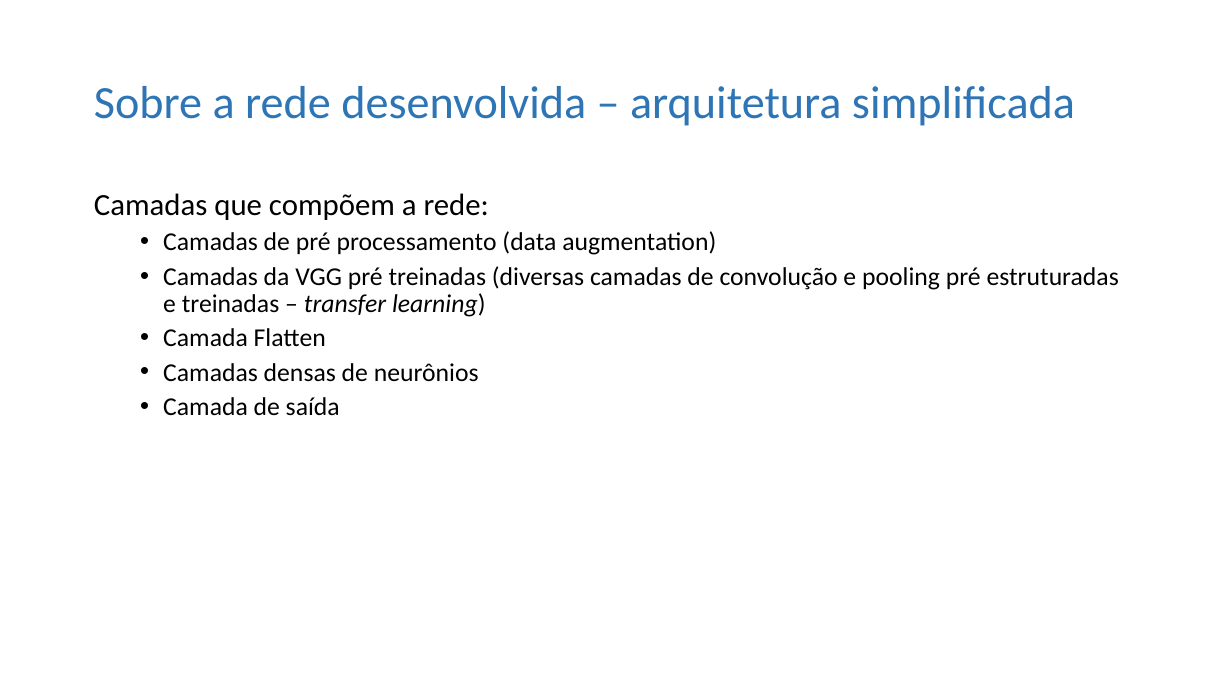
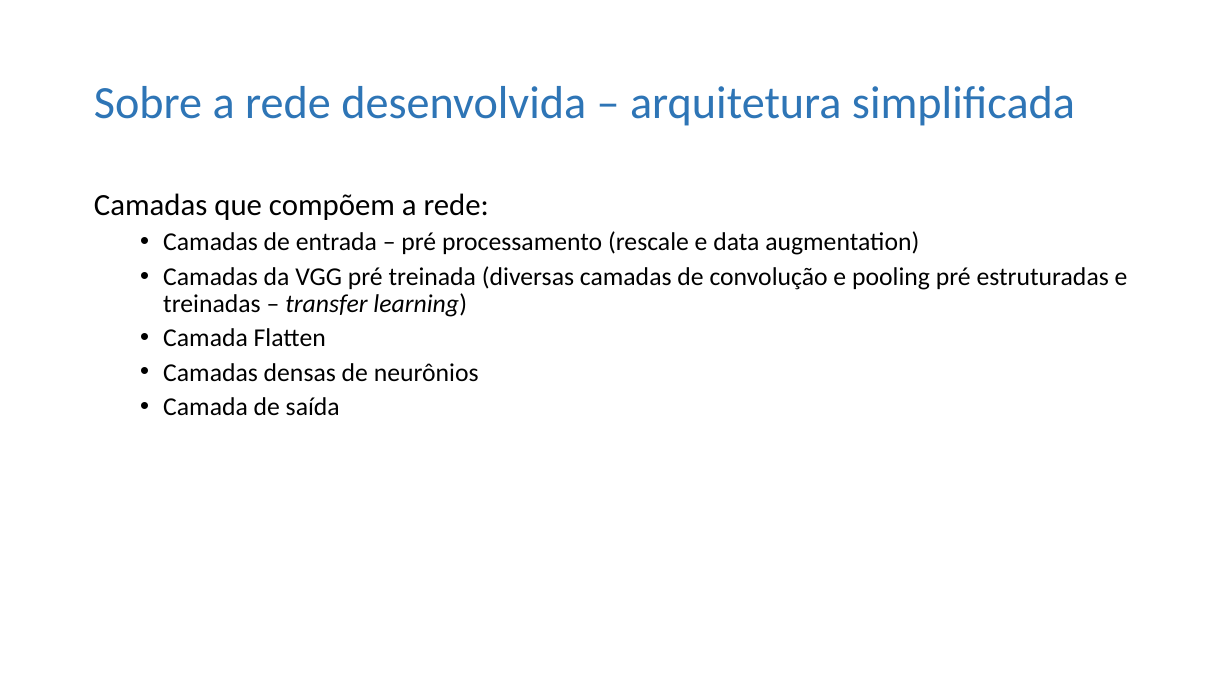
Before and after one commit to ViniPilan/avc-modeling, a slide deck: slide 12 of avc-images/apresentação II.pptx (slide 13 before the commit). Drawn at 1232x693 pixels with LibreOffice and Linux fonts; fonts in the diff are those of the drawing. Boxes give left, top, right and bottom in pixels: in the first picture for what was removed or moved away, otherwise in the second. Text is boxed around its words. In the diff, an @@ line names an element or a change of style, - is before the commit and + after.

```diff
--- a/avc-images/apresentação II.pptx
+++ b/avc-images/apresentação II.pptx
@@ text at (163,231,1128,317): text changed @@
-  • Camadas de pré processamento (data augmentation)
-  • Camadas da VGG pré treinadas (diversas camadas de convolução e pooling pré estruturadas e treinadas – transfer learning)
+  • Camadas de entrada – pré processamento (rescale e data augmentation)
+  • Camadas da VGG pré treinada (diversas camadas de convolução e pooling pré estruturadas e treinadas – transfer learning)
```
Also in this commit, not shown: 5 other slides changed, 2 slides removed, 1 other file.
